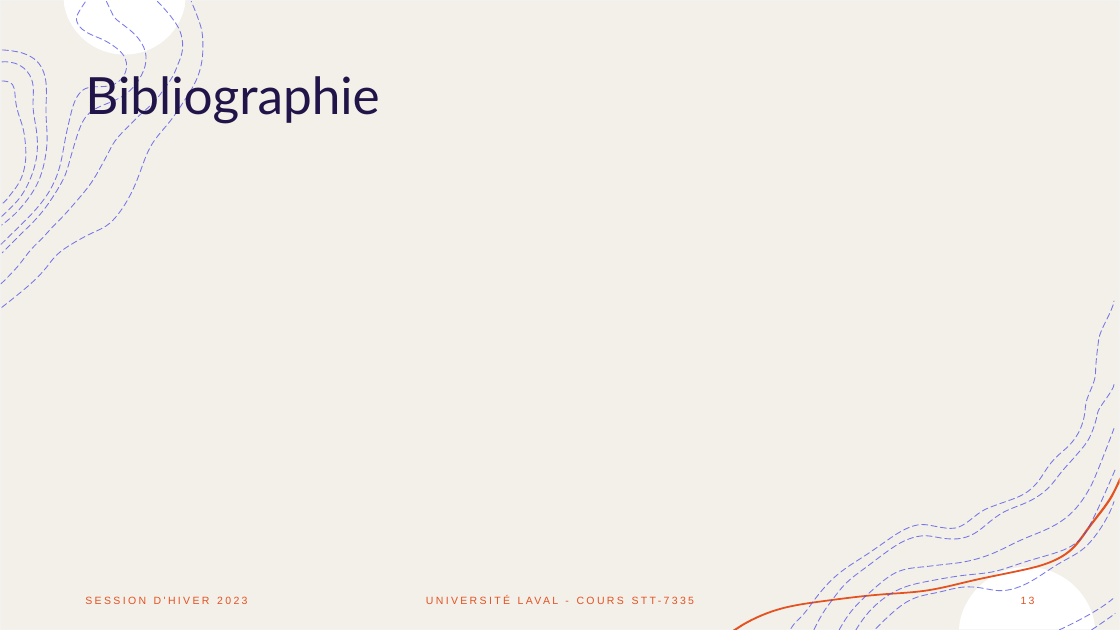
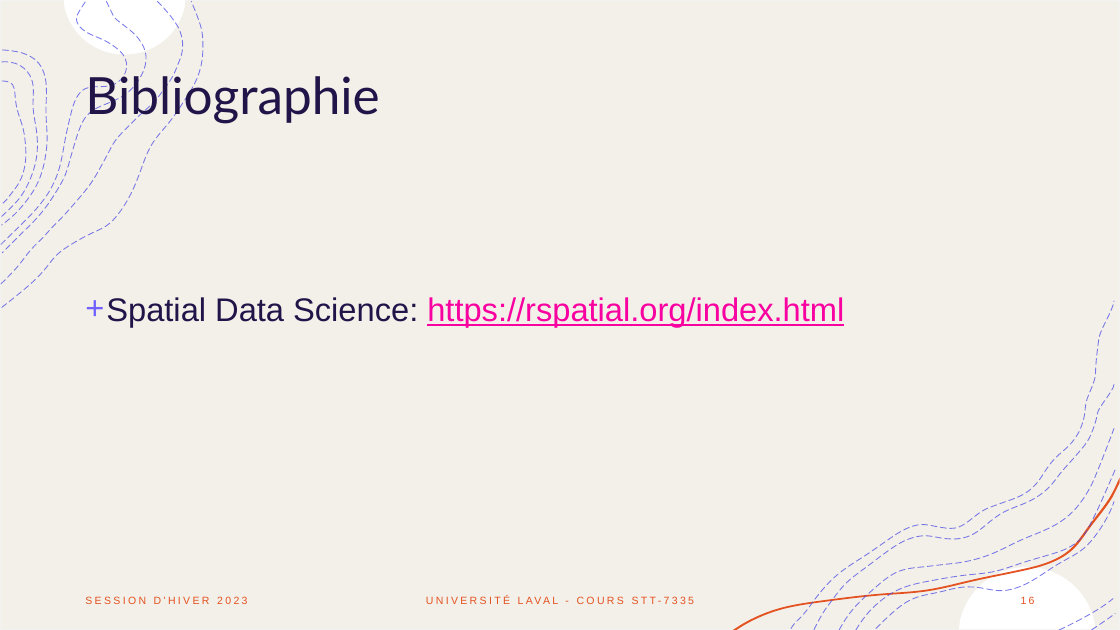
Before and after one commit to alexlepage07/STT-7335_Project, a slide deck: slide 16 of Doc/capsule_equipe4_donnees_spatiales.pptx (slide 13 before the commit). Drawn at 1120x630 pixels with LibreOffice and Linux fonts; fonts in the diff are those of the drawing. Boxes give left, top, right and bottom in pixels: in the first picture for what was removed or moved away, otherwise in the second. Text is boxed around its words. In the diff, an @@ line names an element or a change of style, - is before the commit and + after.

Commit message:
Ajout de références à des librairies R et d'une très courte bibliographie

```diff
--- a/Doc/capsule_equipe4_donnees_spatiales.pptx
+++ b/Doc/capsule_equipe4_donnees_spatiales.pptx
@@ text added at <box>106,297,844,327</box>, 28 pt, text #F900A0, underline @@
++ Spatial Data Science: https://rspatial.org/index.html
@@ page number at <box>1021,596,1035,604</box>: text changed @@
-13
+16
```
Also in this commit, not shown: 3 slides added.
